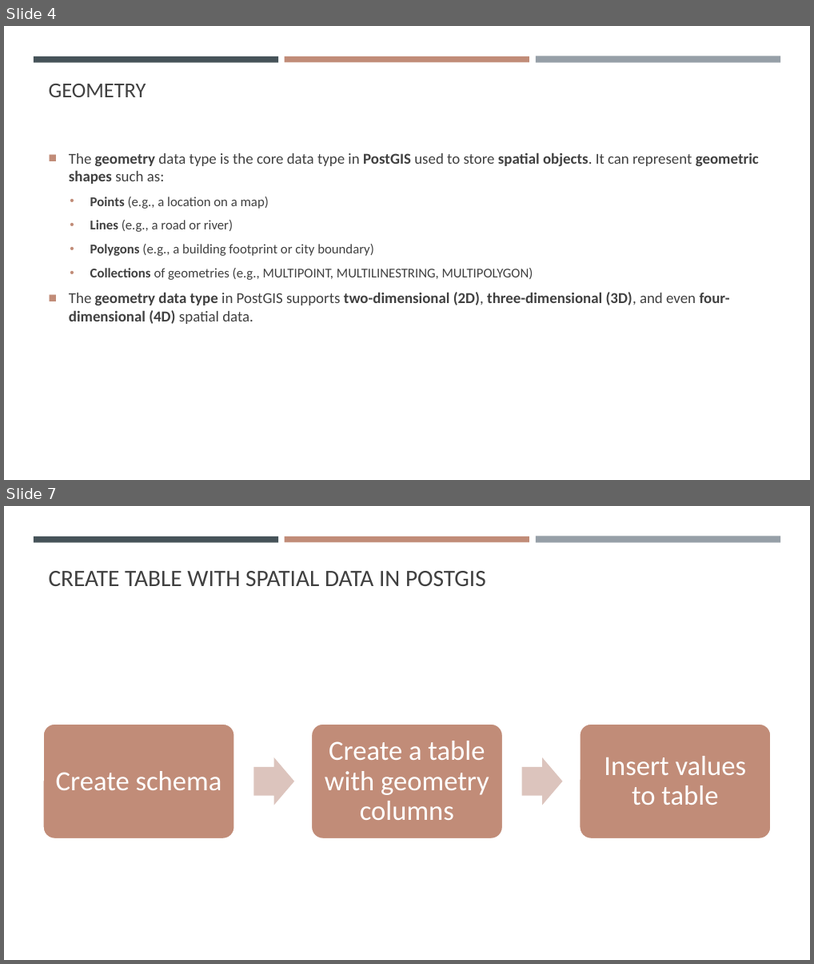
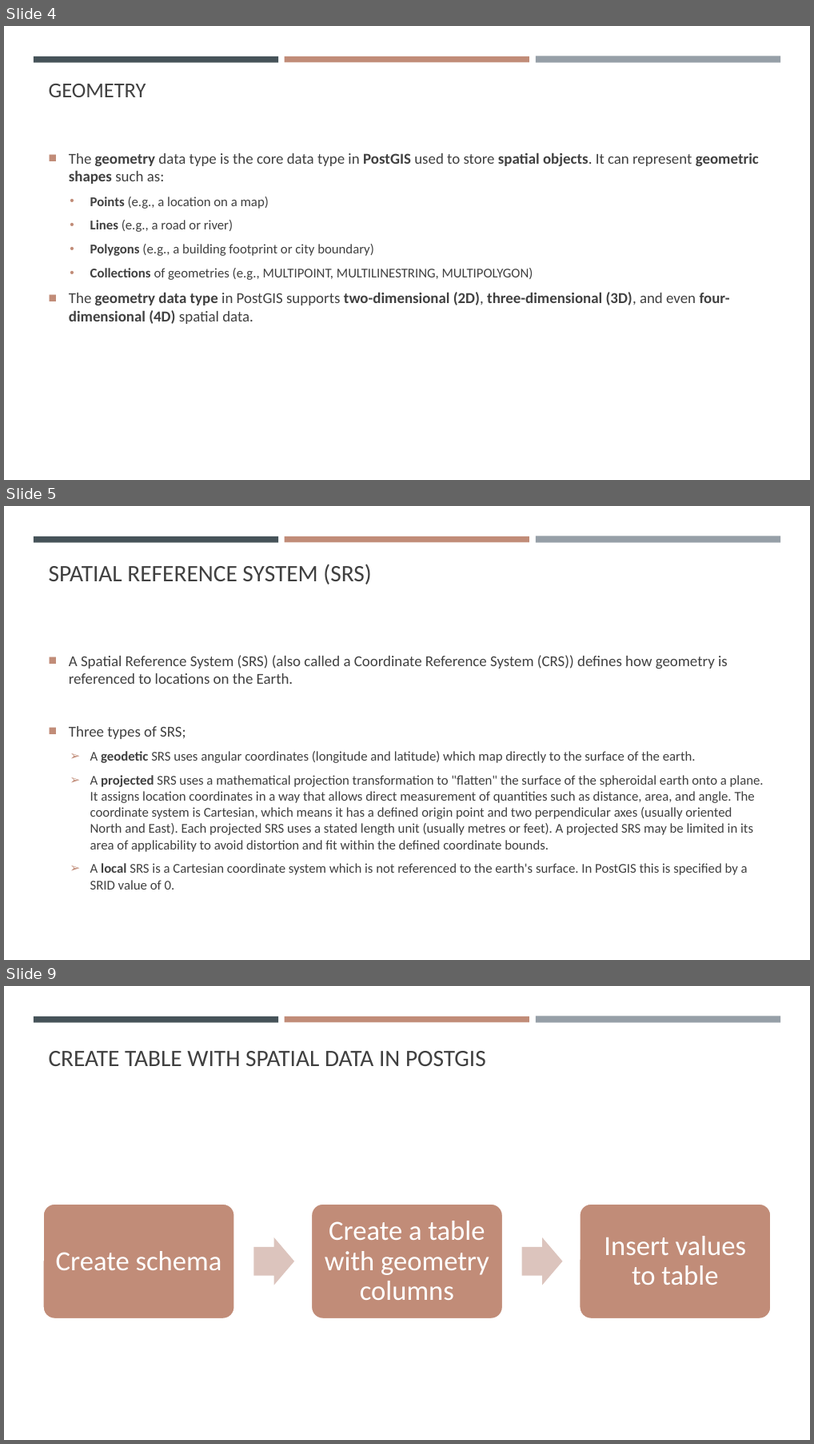
Before and after one commit to gisynw/ssj-376, a slide deck: docs/Lectures/Week03/Week03_SpatialData.pptx. Shown one above the other, each under a label of ours: slides 4 and 7 before the commit, slides 4, 5 and 9 after it; the slides between them are not shown. The pictures are 814x964 and 814x1444 pixels, drawn with LibreOffice and Linux fonts; fonts in the diff are those of the drawing. Boxes give left, top, right and bottom in pixels: in the first picture for what was removed or moved away, otherwise in the second. Text is boxed around its words. In the diff, an @@ line names an element or a change of style, - is before the commit and + after.

```diff
--- a/docs/Lectures/Week03/Week03_SpatialData.pptx
+++ b/docs/Lectures/Week03/Week03_SpatialData.pptx
@@ slide 5 added at bbox=[4, 506, 810, 960], background #FFFFFF; not listed: 3 template elements that a slide beside it also shows @@
@@ title added at bbox=[49, 564, 371, 584], 28 pt, text #404040 @@
+SPATIAL REFERENCE SYSTEM (SRS)
@@ text added at bbox=[69, 655, 764, 889], 16 pt, text #404040 @@
+■ A Spatial Reference System (SRS) (also called a Coordinate Reference System (CRS)) defines how geometry is referenced to locations on the Earth.
+■ Three types of SRS;
+  ➢ A geodetic SRS uses angular coordinates (longitude and latitude) which map directly to the surface of the earth.
+  ➢ A projected SRS uses a mathematical projection transformation to "flatten" the surface of the spheroidal earth onto a plane. It assigns location coordinates in a way that allows direct measurement of quantities such as distance, area, and angle. The coordinate system is Cartesian, which means it has a defined origin point and two perpendicular axes (usually oriented North and East). Each projected SRS uses a stated length unit (usually metres or feet). A projected SRS may be limited in its area of applicability to avoid distortion and fit within the defined coordinate bounds.
+  ➢ A local SRS is a Cartesian coordinate system which is not referenced to the earth's surface. In PostGIS this is specified by a SRID value of 0.
@@ what was slide 7 is now slide 9 @@
```
Also in this commit, not shown: 1 slide changed, 3 other slides added.
